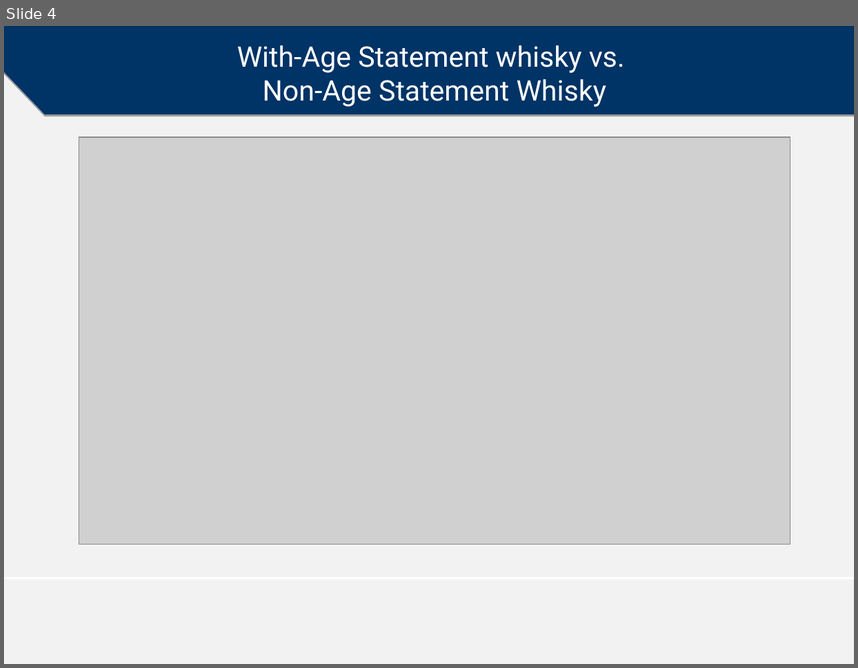
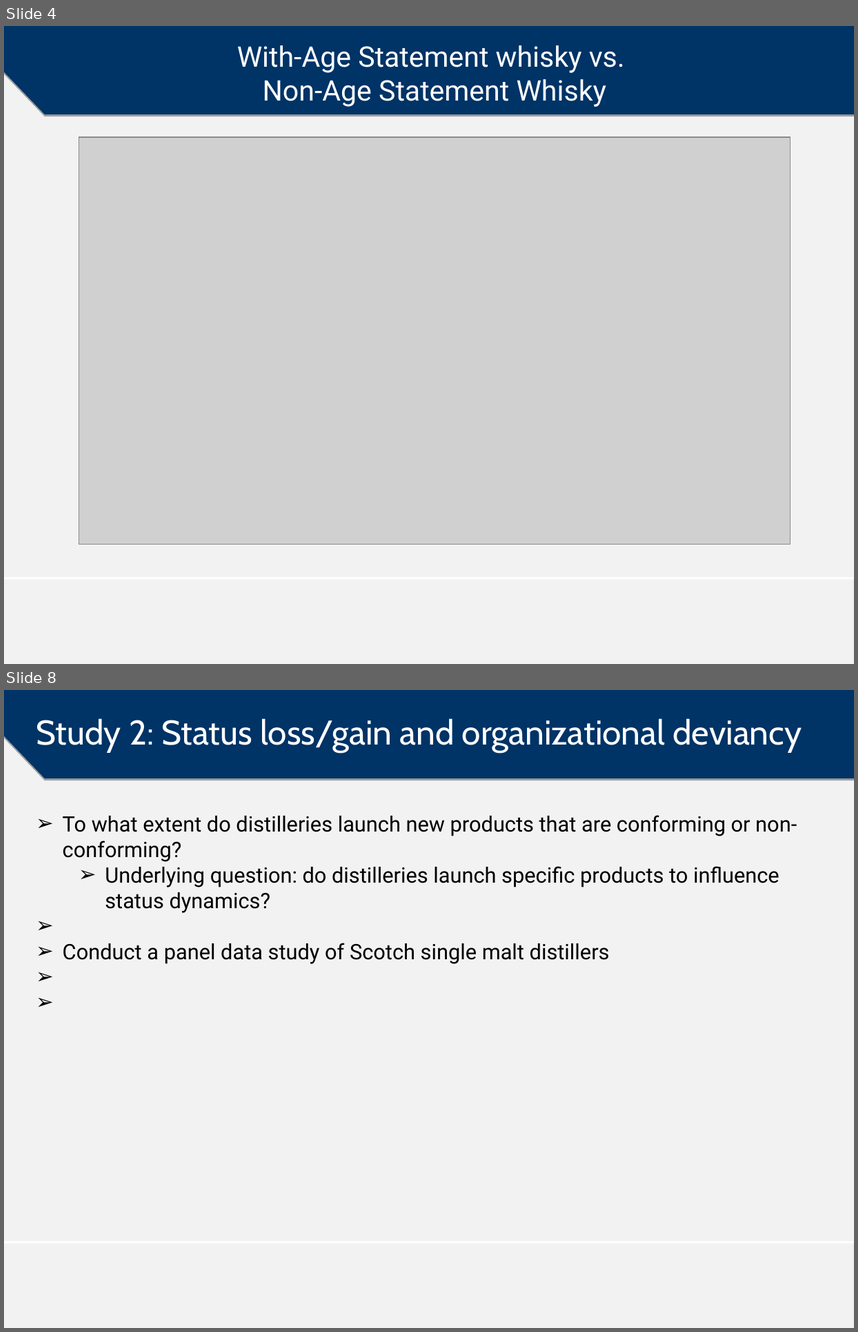
Before and after one commit to mzelst/talks, a slide deck: 2017/20171108 JFF_TilburgUni/20171108 Status shortfalls and non-conformity - An extension in the Scotch whisky industry.odp. Shown one above the other, each under a label of ours: slide 4 before the commit, slides 4 and 8 after it; the slides between them are not shown. The pictures are 858x668 and 858x1332 pixels, drawn with LibreOffice and Linux fonts; fonts in the diff are those of the drawing; grey boxes stand for pictures; background and template pictures are left out. Boxes give left, top, right and bottom in pixels: in the first picture for what was removed or moved away, otherwise in the second. Text is boxed around its words. In the diff, an @@ line names an element or a change of style, - is before the commit and + after.

```diff
--- a/2017/20171108 JFF_TilburgUni/20171108 Status shortfalls and non-conformity - An extension in the Scotch whisky industry.odp
+++ b/2017/20171108 JFF_TilburgUni/20171108 Status shortfalls and non-conformity - An extension in the Scotch whisky industry.odp
@@ slide 8 added at box(4, 690, 854, 1328), background #F2F2F2; not listed: 2 template elements that a slide beside it also shows @@
@@ title added at box(36, 718, 802, 752), 29 pt, text #FFFFFF @@
+Study 2: Status loss/gain and organizational deviancy
@@ text added at box(63, 815, 797, 964), 18 pt, text #000000 @@
+➢ To what extent do distilleries launch new products that are conforming or non-conforming?
+  ➢ Underlying question: do distilleries launch specific products to influence status dynamics?
+➢ Conduct a panel data study of Scotch single malt distillers
```
Also in this commit, not shown: 6 slides changed, 5 other slides added, 2 other files.
